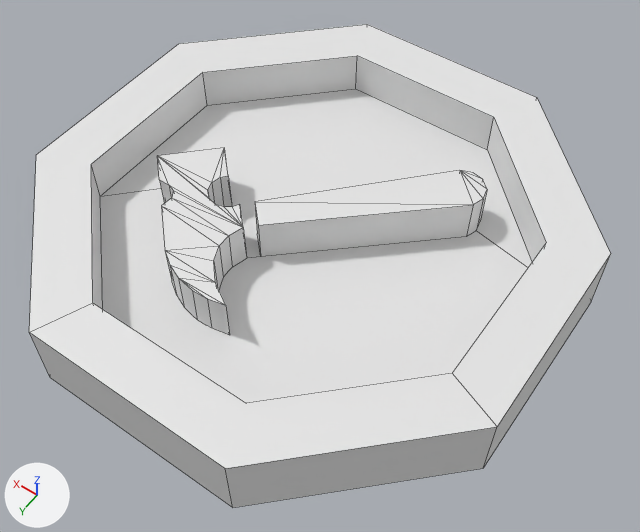
One commit to the Blender file 3d/drives/effort.blend: the scene before it, then after it.
Rendered twice from a 50 mm camera at (-9.04, 12.24, 18.82) aimed at (-0.66, 0.51, 0.38). Lighting does not change. The marker at lower left points along +X, +Y and +Z. Mesh edges are drawn as thin lines.

In view in the first picture: 'Octagon'.
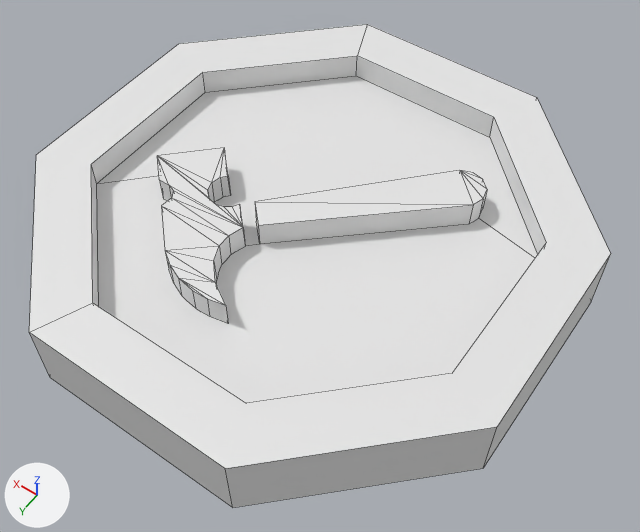
ob_octagon_hole is not drawn itself; it is used by a modifier of ob_octagon.

The change, as a diff of the scene's bpy script:
```diff
--- a/3d/drives/effort.blend.py
+++ b/3d/drives/effort.blend.py
@@ me_cylinder_002 @@
 me_cylinder_002.from_pydata(...)  # 16 vertices, 10 faces; spans x -6.93..6.93, y -6.93..6.93, z -1.0..1.0
 # used by ob_octagon; location = (0.0, 0.0, 1.0)
 # verts and faces of me_cylinder_002; kept vertices keep their numbers, new ones are numbered from 16
 # before: 1 (-2.87, 6.93, 1.0), 3 (2.87, 6.93, 1.0), 5 (6.93, 2.87, 1.0), 7 (6.93, -2.87, 1.0), 9 (2.87, -6.93, 1.0)
 # before: 11 (-2.87, -6.93, 1.0), 13 (-6.93, -2.87, 1.0), 15 (-6.93, 2.87, 1.0)
+# me_cylinder_002 part 1
+delete_faces([(1, 15, 13, 11, 9, 7, 5, 3)])
+verts[16] = (-2.28, 5.5, 0.25)
+verts[17] = (2.28, 5.5, 0.25)
+verts[18] = (5.5, 2.28, 0.25)
+verts[19] = (5.5, -2.28, 0.25)
+verts[20] = (2.28, -5.5, 0.25)
+verts[21] = (-2.28, -5.5, 0.25)
+verts[22] = (-5.5, -2.28, 0.25)
+verts[23] = (-5.5, 2.28, 0.25)
+for new, old in zip([*range(24, 32)], [*range(16, 24)]): verts[new] = verts[old] + (0.0, 0.0, 0.75)
+faces += [(1, 15, 13, 11, 9, 28, 29, 30, 31, 24, 25, 3), (3, 25, 26, 27, 28, 9, 7, 5), (16, 17, 25, 24), (17, 18, 26, 25), (18, 19, 27, 26), (19, 20, 28, 27)]
+faces += [(20, 21, 29, 28), (21, 22, 30, 29), (22, 23, 31, 30), (16, 24, 31, 23), (16, 23, 22, 21, 20, 19, 18, 17)]
@@ ob_octagon @@
 ob_octagon.location = (0.0, 0.0, 1.0)
-_m = ob_octagon.modifiers.new('Add hole', 'BOOLEAN')
-_m.object = ob_octagon_hole
 _m = ob_octagon.modifiers.new('Add face', 'BOOLEAN')
@@ ob_octagon_hole @@
-ob_octagon_hole = bpy.data.objects.new('Octagon hole', me_cylinder_003)
-ob_octagon_hole.location = (0.0, 0.0, 2.75)
-ob_octagon_hole.rotation_euler = (0.0, 0.0, 0.393)  # degrees (0, 0, 23)
-ob_octagon_hole.scale = (5.95, 5.95, 2.0)
-ob_octagon_hole.hide_set(True)
```

Pixel boxes [x1, y1, x2, y2] of what changed, in the pictures (640 x 532 px):
'Octagon', reshaped, modifiers changed: [29, 24, 611, 508] in both
part 1 of me_cylinder_002, built on: before [95, 24, 541, 428]; after [93, 24, 541, 428]
